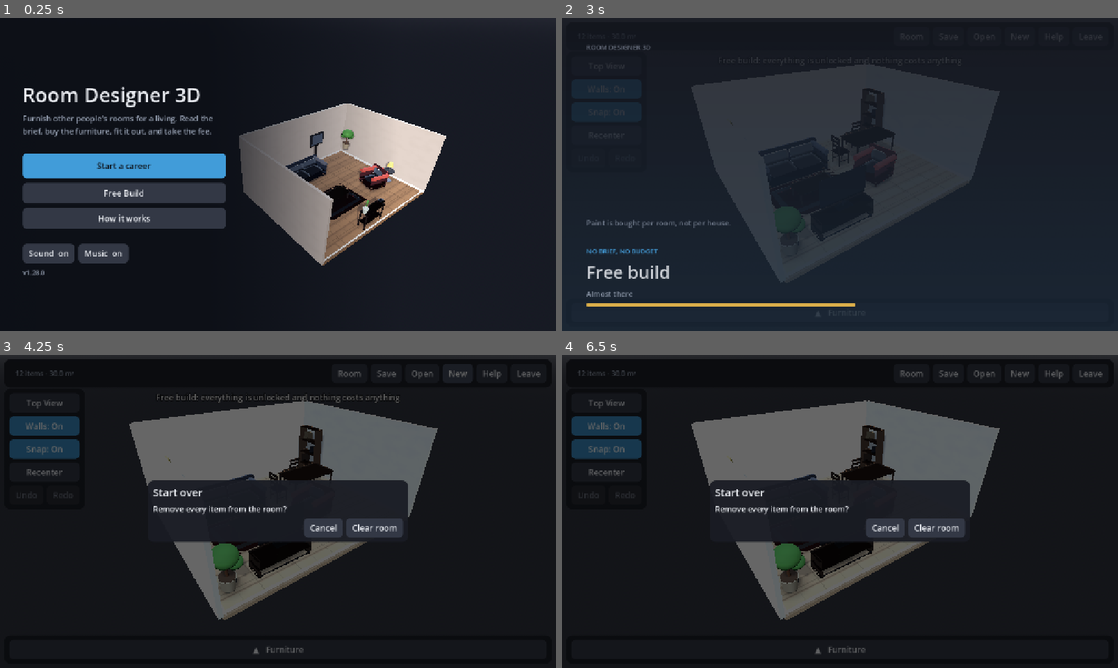
Above: before the commit, frames 1-4 (two rows, left to right).
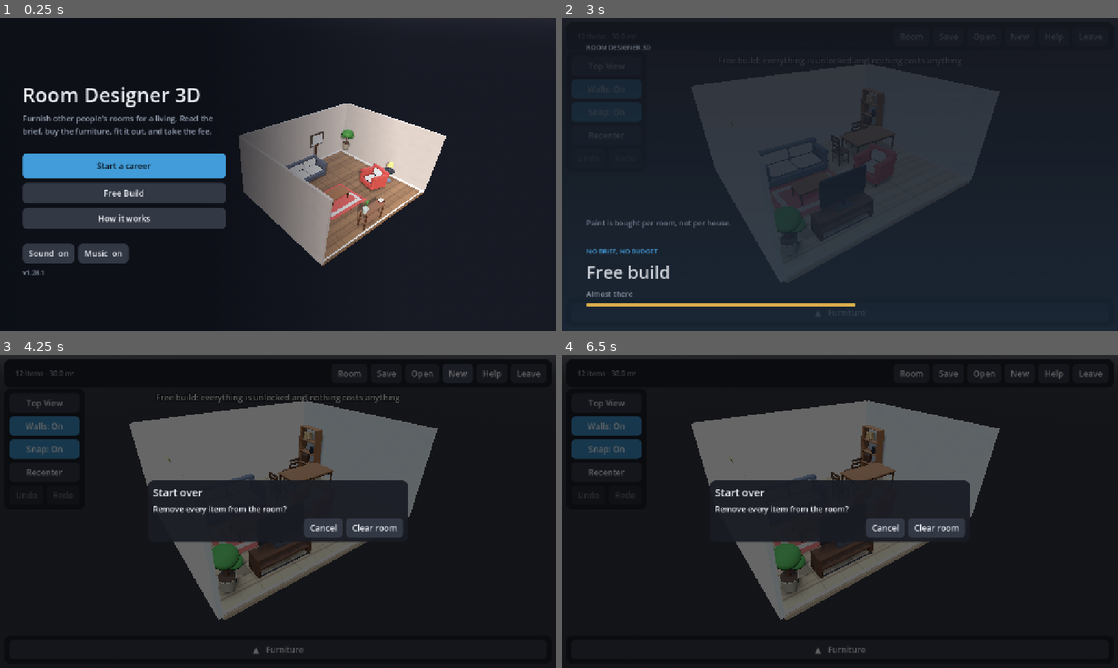
Above: after the commit, the same moments.

Repository: trakyalilter/three_d_design
Game: Godot game, scene res://scenes/main.tscn
Two runs of this game, one before a commit and one after it. Both use one fixed random seed, a clock stepped at 60 frames per second and the inputs below.
Inputs:
- Up to frame 1 (0.25 s): no input
- Up to frame 2 (3 s): click "Start a career" at 0.5 s; click "Stock" at 1.25 s; click "City" at 2 s; click "Free Build" at 2.75 s
- Up to frame 3 (4.25 s): click "New" at 3.5 s
- Up to frame 4 (6.5 s): click "New" at 4.25 s; click "Room" at 5 s; click "Open" at 5.75 s

The runs differ from the first frame. In frame 1, 1.3% of the frame differs, in the area x 7-70%, y 36-83%; in frame 2, 1.5%, in the area x 36-60%, y 22-66%; in frame 3, 1.5%; in frame 4, 1.5%.

Commit message:
Turn the furniture the right way out
Godot winds a front face clockwise seen from outside — its own BoxMesh and
CylinderMesh both do — and the chamfered box added in 1.23.0 wound them
anticlockwise. Every box in every piece of furniture in the game has been
inside out for five releases.

Backface culling then does exactly what it is told: it throws away the
surface you are looking at and draws the inside of the far wall instead.
On a solid shape that is nearly invisible — the silhouette is right, the
lighting is a little odd — which is why it went unnoticed. On anything
with a cavity in it, it is not: a chest of drawers came out as an open
crate, a fridge as a slab, an ottoman as an empty tray, and a recliner as
a pile of panels.

Two tests now stand behind it. The first counts, across all 167 pieces,
triangles whose winding disagrees with the normal they carry — the exact
signature of a face drawn inside out, and something that can be measured
rather than noticed. The second runs the same rule over Godot's own
BoxMesh, so the rule cannot quietly agree with a mistake: if the check
ever passes on the catalogue and fails on Godot's box, it is the check
that is wrong.

Found by rendering every piece in the catalogue onto contact sheets and
looking at all of them, which is how it should have been checked when the
chamfer went in.

Co-Authored-By: Claude Opus 5 <noreply@anthropic.com>
Claude-Session: https://claude.ai/code/session_01YMH97cUf6dq31iG21oXLDc

Diff:
--- a/project.godot
+++ b/project.godot
@@ -11,7 +11,7 @@
 [application]
 
 config/name="Room Designer 3D"
-config/version="1.28.0"
+config/version="1.28.1"
 run/main_scene="res://scenes/main.tscn"
 config/quit_on_go_back=false
 config/features=PackedStringArray("4.5", "Mobile")
--- a/scripts/world/prim.gd
+++ b/scripts/world/prim.gd
@@ -43,8 +43,8 @@
 	var tool := SurfaceTool.new()
 	tool.begin(Mesh.PRIMITIVE_TRIANGLES)
 
-	# The six faces, each inset by the chamfer. Taking the two other axes in
-	# cyclic order makes the corners come out wound anticlockwise from outside.
+	# The six faces, each inset by the chamfer. The corners are taken in cyclic
+	# order and _quad turns them the right way round.
 	for axis in 3:
 		var i := (axis + 1) % 3
 		var j := (axis + 2) % 3
@@ -126,12 +126,18 @@
 # ------------------------------------------------------------------ the welding
 
 ## One quad, wound so it faces `out` whichever order the corners arrived in.
+##
+## Godot winds a front face *clockwise* seen from outside — its own BoxMesh and
+## CylinderMesh both do — so that is the way round this has to be. Wound the
+## other way the renderer culls the face you are looking at and you see the
+## inside of the far wall instead, which makes a solid piece of furniture look
+## like an empty shell.
 static func _quad(tool: SurfaceTool, points: Array[Vector3], out: Vector3,
 		a: Vector3, h: Vector3, soft: bool, taper: Vector2, tall: float) -> void:
 	var p: Array[Vector3] = []
 	for point in points:
 		p.append(_pull(point, taper, h.y, tall))
-	if (p[1] - p[0]).cross(p[2] - p[0]).dot(out) < 0.0:
+	if (p[1] - p[0]).cross(p[2] - p[0]).dot(out) > 0.0:
 		p.reverse()
 		points = points.duplicate()
 		points.reverse()
@@ -148,7 +154,7 @@
 	var p: Array[Vector3] = []
 	for point in points:
 		p.append(_pull(point, taper, h.y, tall))
-	if (p[1] - p[0]).cross(p[2] - p[0]).dot(out) < 0.0:
+	if (p[1] - p[0]).cross(p[2] - p[0]).dot(out) > 0.0:
 		p.reverse()
 		points = points.duplicate()
 		points.reverse()
--- a/tests/smoke_test.gd
+++ b/tests/smoke_test.gd
@@ -61,6 +61,7 @@
 	await _check_estate()
 
 	print("=== catalogue ===")
+	_check_winding()
 	_check_catalogue()
 
 	print("=== floor plans ===")
@@ -906,6 +907,62 @@
 			best_area = area
 			best = house_id
 	return best
+
+
+## Which way round the triangles face. Godot winds a front face clockwise seen
+## from outside, and a piece wound the other way is drawn inside out: the
+## renderer culls the surface you are looking at and you see the back of the far
+## wall instead, so a solid chest of drawers comes out looking like an open
+## crate. It is invisible on anything with no cavity in it, which is why it went
+## unnoticed across a whole release — so it is measured here rather than looked
+## at.
+func _check_winding() -> void:
+	var inside_out := 0
+	var worst := ""
+	for id in Catalog.ids():
+		var built: Dictionary = MeshBuilder.build(id, Catalog.get_item(id)["parts"])
+		var wrong := _facing_the_wrong_way(built["mesh"] as ArrayMesh)
+		if wrong > 0:
+			inside_out += 1
+			worst = id
+	_expect(inside_out == 0,
+		"%d pieces are wound inside out, %s among them" % [inside_out, worst])
+
+	# And the rule itself is checked against Godot's own meshes, so this cannot
+	# quietly agree with a mistake.
+	var reference := BoxMesh.new()
+	reference.size = Vector3.ONE
+	var mesh := ArrayMesh.new()
+	mesh.add_surface_from_arrays(Mesh.PRIMITIVE_TRIANGLES, reference.surface_get_arrays(0))
+	_expect(_facing_the_wrong_way(mesh) == 0,
+		"the winding rule disagrees with Godot's own BoxMesh, so it is the rule that is wrong")
+	print("winding         %d pieces, every triangle facing out" % Catalog.ids().size())
+
+
+## Triangles whose winding disagrees with the normal they carry.
+func _facing_the_wrong_way(mesh: ArrayMesh) -> int:
+	var wrong := 0
+	for s in mesh.get_surface_count():
+		var arrays := mesh.surface_get_arrays(s)
+		var verts: PackedVector3Array = arrays[Mesh.ARRAY_VERTEX]
+		var norms: PackedVector3Array = arrays[Mesh.ARRAY_NORMAL]
+		var index: PackedInt32Array = arrays[Mesh.ARRAY_INDEX]
+		if index.is_empty():
+			for i in verts.size():
+				index.append(i)
+		for t in index.size() / 3:
+			var ia := index[t * 3]
+			var ib := index[t * 3 + 1]
+			var ic := index[t * 3 + 2]
+			var face := (verts[ib] - verts[ia]).cross(verts[ic] - verts[ia])
+			if face.length_squared() < 1e-12:
+				continue
+			var carried: Vector3 = norms[ia] + norms[ib] + norms[ic]
+			if carried.length_squared() < 1e-12:
+				continue
+			if face.normalized().dot(carried.normalized()) > 0.2:
+				wrong += 1
+	return wrong
 
 
 # ---------------------------------------------------------------- catalogue
Not shown, changed: export_presets.cfg
